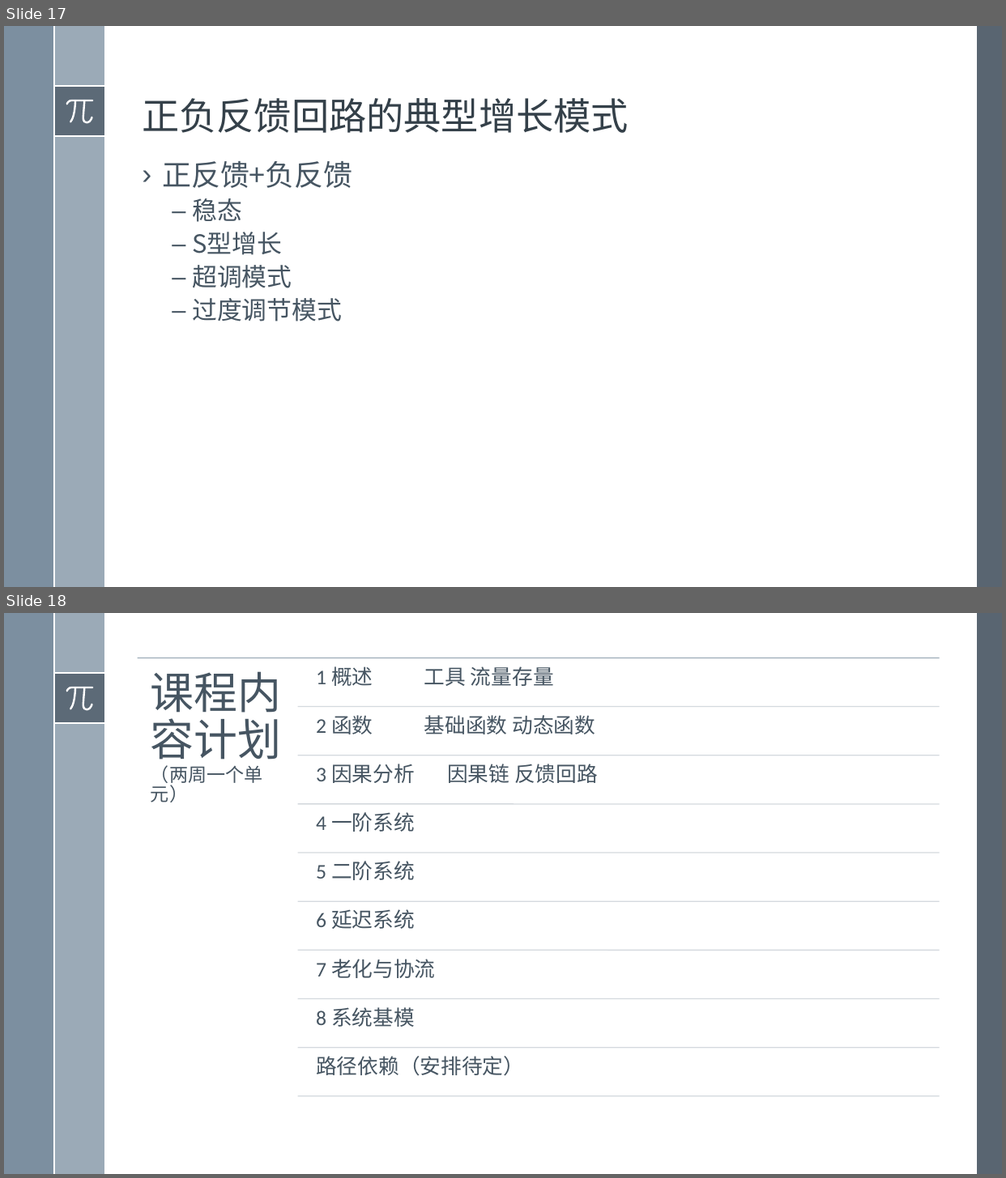
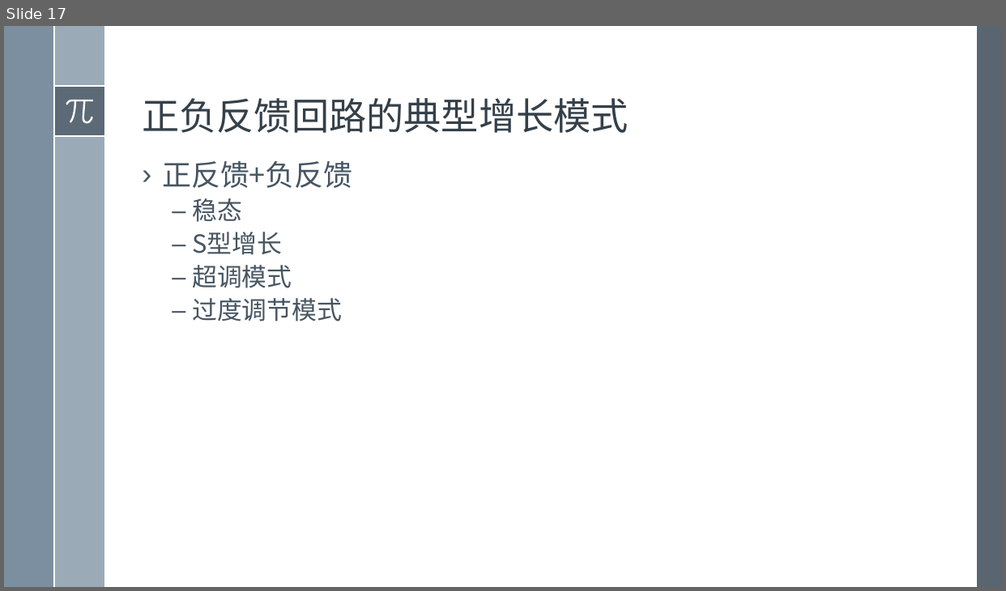
Before and after one commit to exoplanetX/SystemDynamics, a slide deck: 2019系统仿真-10-多回路系统.pptx. Shown one above the other, each under a label of ours: slides 17 and 18 before the commit, slide 17 after it. The pictures are 1006x1178 and 1006x591 pixels, drawn with LibreOffice and Linux fonts; fonts in the diff are those of the drawing. Boxes give left, top, right and bottom in pixels: in the first picture for what was removed or moved away, otherwise in the second. Text is boxed around its words. In the diff, an @@ line names an element or a change of style, - is before the commit and + after.

```diff
--- a/2019系统仿真-10-多回路系统.pptx
+++ b/2019系统仿真-10-多回路系统.pptx
@@ slide 18 removed at (4, 613, 1002, 1174), background #FFFFFF; not listed: 8 template elements that a slide beside it also shows @@
@@ group removed at (138, 658, 939, 1097): 10 lines, 10 texts @@
-课程内容计划（两周一个单元）
-1 概述 工具 流量存量
-2 函数 基础函数 动态函数
-3 因果分析 因果链 反馈回路
-4 一阶系统
-5 二阶系统
-6 延迟系统
-7 老化与协流
-8 系统基模
-路径依赖（安排待定）
```
Also in this commit, not shown: 1 other slide removed, 1 other file.
